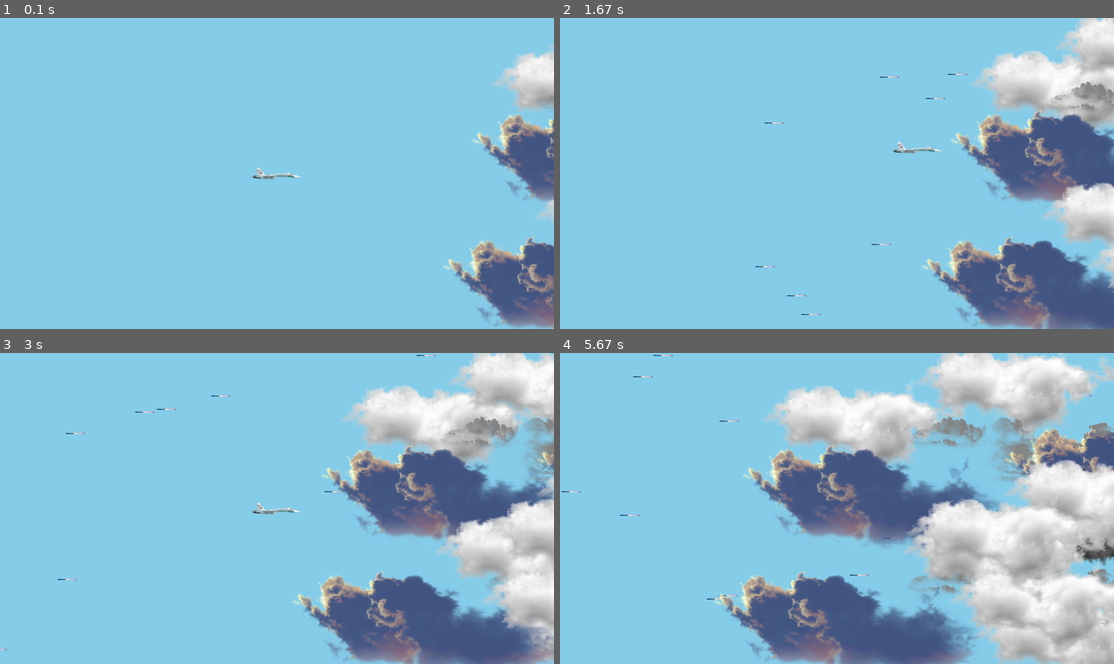
Above: before the commit, frames 1-4 (two rows, left to right).
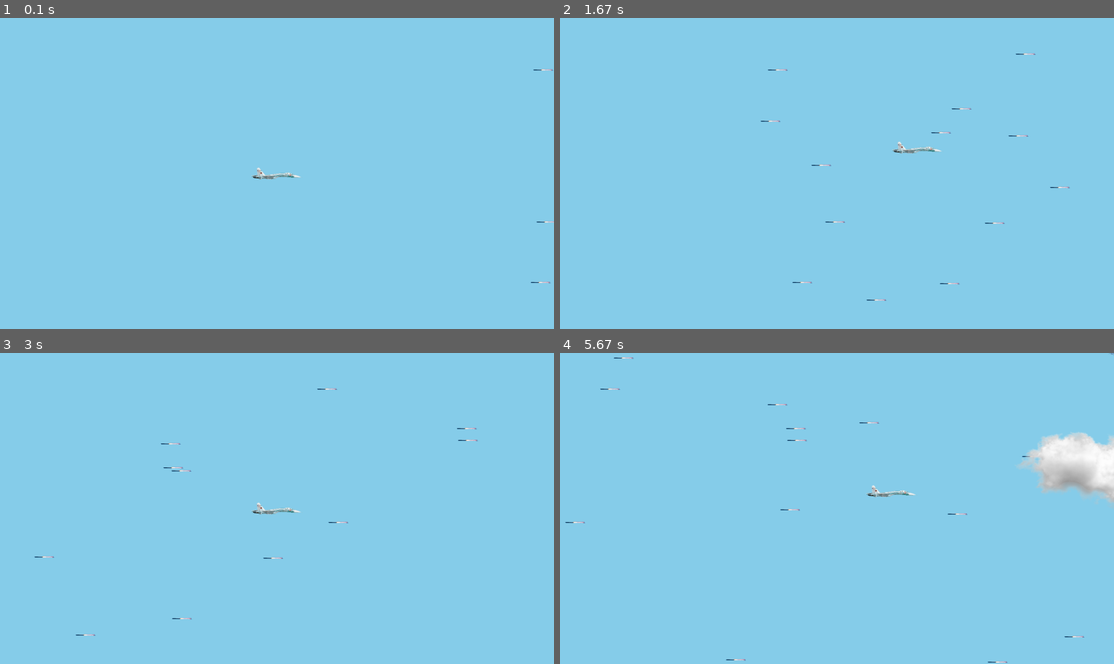
Above: after the commit, the same moments.

Repository: Fort66/Group_9_2_24_1
Game: pygame game, started from Pygame/dogfight/main.py
The game is run twice, just before and just after one commit, with the same random seed, the same clock (stepped at 60 frames per second) and the same inputs.
Inputs:
- Up to frame 1 (0.1 s): no input
- Up to frame 2 (1.67 s): hold Right 0.33-0.8 s; hold Up 0.83-1.13 s; hold Right 1.17-1.63 s
- Up to frame 3 (3 s): hold Left 1.67-2.2 s; hold Down 2.23-2.53 s; hold Left 2.57-2.97 s
- Up to frame 4 (5.67 s): hold Up 3-3.37 s; hold Right 3.4-4.03 s; hold Down 4.07-4.43 s; hold Left 4.47-4.93 s; hold Right 4.97-5.43 s; hold Up from 5.47 s (still down)

The runs differ from the first frame. In frame 1, 7.5% of the frame differs, in the area x 80-100%, y 8-100%; in frame 2, 20%; in frame 3, 30%; in frame 4, 47%, in the area x 0-100%, y 0-100%.

Commit message:
modify classes

Diff:
--- a/Pygame/dogfight/classes/class_Clouds.py
+++ b/Pygame/dogfight/classes/class_Clouds.py
@@ -17,23 +17,21 @@
 class Clouds:
     def __init__(self):
         self.image = scale_by(load(choice(clouds_list)).convert_alpha(), .8)
-        self.rect = self.image.get_rect(center=(
-                uniform(win.screen.get_width(), win.screen.get_width() + 1000),
-                uniform(0, win.screen.get_height())
-            ))
+        self.generate()
         self.speed = uniform(2, 4)
 
     def generate(self):
-        if self.rect.left < -2000:
             self.rect = self.image.get_rect(center=(
                 uniform(win.screen.get_width() + 1000, win.screen.get_width() + 5000),
                 uniform(0, win.screen.get_height())
             ))
 
     def move(self):
-        self.rect.move_ip(-self.speed, 0)
+        if self.rect.left > -2000:
+            self.rect.move_ip(-self.speed, 0)
+        else:
+            self.generate()
 
     def update(self):
         self.move()
-        self.generate()
         win.screen.blit(self.image, self.rect)
--- a/Pygame/dogfight/classes/class_Enemies.py
+++ b/Pygame/dogfight/classes/class_Enemies.py
@@ -8,26 +8,22 @@
 
 class Enemies:
     def __init__(self):
-        # self.image = Surface((25, 5))
-        # self.image.fill('Maroon')
         self.image = scale_by(load('images/rocket.gif').convert_alpha(), .3)
-        self.rect = self.image.get_rect(center=(
-                uniform(win.screen.get_width(), win.screen.get_width() + 1000),
-                uniform(0, win.screen.get_height())
-            ))
+        self.generate()
         self.speed = uniform(5, 15)
 
     def generate(self):
-        if self.rect.left < -200:
             self.rect = self.image.get_rect(center=(
                 uniform(win.screen.get_width(), win.screen.get_width() + 1000),
                 uniform(0, win.screen.get_height())
             ))
 
     def move(self):
-        self.rect.move_ip(-self.speed, 0)
+        if self.rect.left > -200:
+            self.rect.move_ip(-self.speed, 0)
+        else:
+            self.generate()
 
     def update(self):
         self.move()
-        self.generate()
         win.screen.blit(self.image, self.rect)
--- a/Pygame/dogfight/classes/class_Player.py
+++ b/Pygame/dogfight/classes/class_Player.py
@@ -8,8 +8,6 @@
 
 class Player:
     def __init__(self):
-        # self.image = Surface((50, 50))
-        # self.image.fill('SteelBlue')
         self.image = scale_by(load('images/su-33.png').convert_alpha(), .2)
         self.rect = self.image.get_rect(center=(
             win.screen.get_width() // 2,
